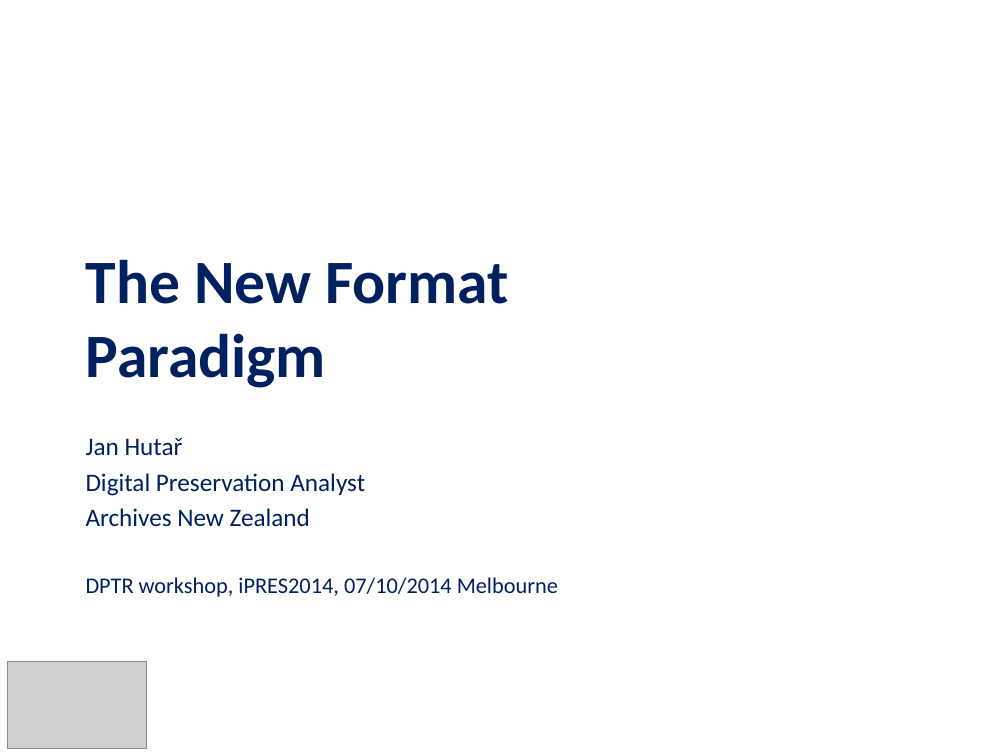
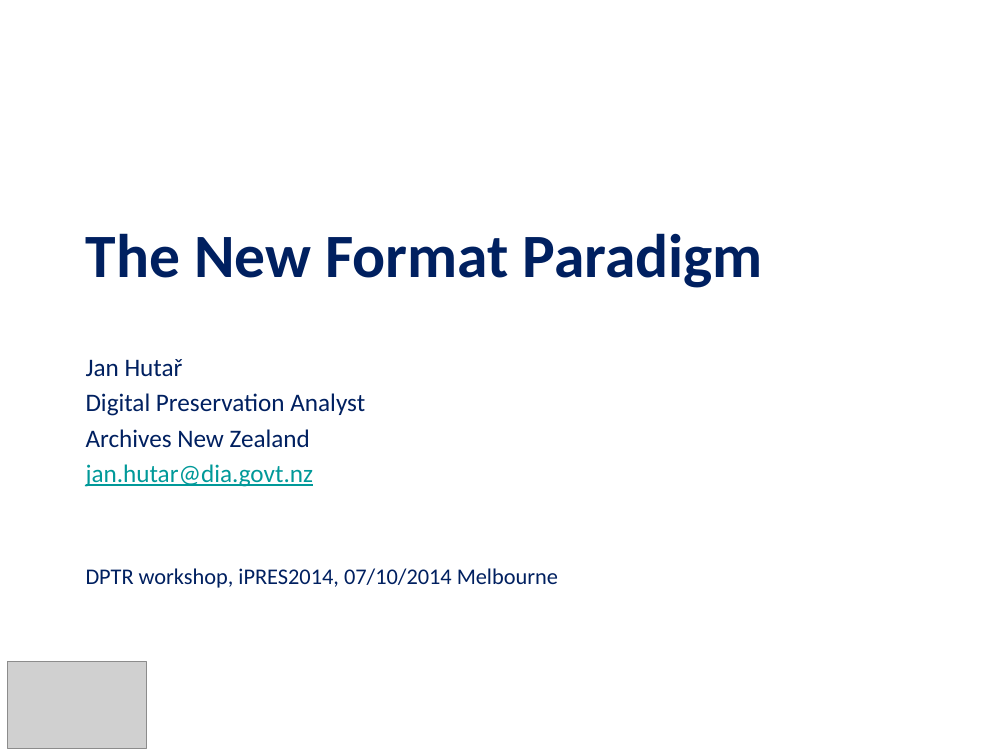
Before and after one commit to jaygattuso/iPres2014-format-workshop, a slide deck: slide 1 of Slides/Session 2 iPRES_Jan_Hutar_workshop.pptx. Drawn at 1008x756 pixels with LibreOffice and Linux fonts; fonts in the diff are those of the drawing; grey boxes stand for pictures; background and template pictures are left out. Boxes give left, top, right and bottom in pixels: in the first picture for what was removed or moved away, otherwise in the second. Text is boxed around its words. In the diff, an @@ line names an element or a change of style, - is before the commit and + after.

```diff
--- a/Slides/Session 2 iPRES_Jan_Hutar_workshop.pptx
+++ b/Slides/Session 2 iPRES_Jan_Hutar_workshop.pptx
@@ title "The New Format Paradigm" rewrapped from (86,259,509,388) to (86,233,763,288) @@
@@ subtitle "Jan Hutař": place and size @@
-subtitle "Jan Hutař" at (86,438,558,597)
+subtitle "Jan Hutař" at (86,359,558,588)
@@ subtitle at (86,464,314,487): paragraph added @@
+jan.hutar@dia.govt.nz
```
Also in this commit, not shown: 12 other slides changed, 2 other files.
